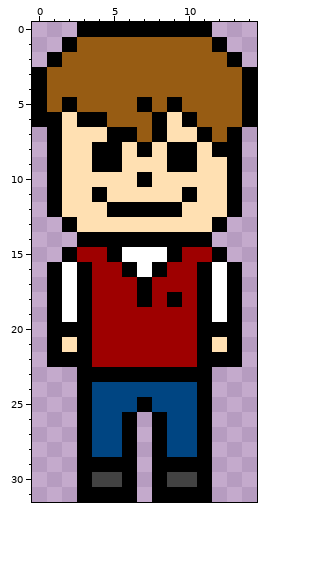
File history of a pixel-art sprite, unfairGame/sprite/Gerard/Gerard.png. This is how it looked before the edit.
The file is 15x32 pixels. Colours within 5 levels of each other are drawn and written as one.
The result:
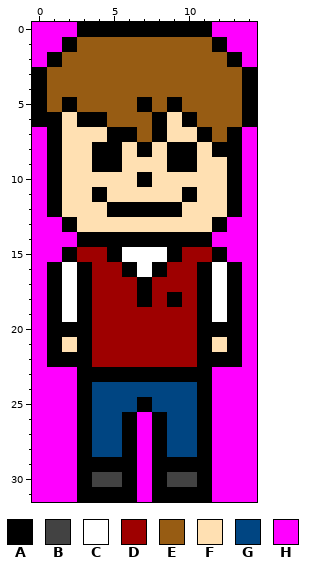
Palette (. is transparent): A #000000  B #424242  C #ffffff  D #9e0000  E #975c13  F #ffe0b2  G #004582  H #ff00ff
Commit message: Gerard & mad saaientist update
Changes in this commit:
y 0: x 0..2 ... -> HHH; x 12..14 ... -> HHH
y 1: x 0..1 .. -> HH; x 13..14 .. -> HH
y 2: x 0 . -> H; x 14 . -> H
y 7..12: x 0 . -> H; x 14 . -> H
y 13: x 0..1 .. -> HH; x 13..14 .. -> HH
y 14: x 0..2 ... -> HHH; x 12..14 ... -> HHH
y 15: x 0..1 .. -> HH; x 13..14 .. -> HH
y 16..22: x 0 . -> H; x 14 . -> H
y 23..25: x 0..2 ... -> HHH; x 12..14 ... -> HHH
y 26..31: x 0..2 ... -> HHH; x 7 . -> H; x 12..14 ... -> HHH
Boxes around the changes in both pictures, in picture pixels (x1, y1, x2, y2):
added: (32, 22, 77, 67)
added: (212, 22, 257, 67)
added: (32, 127, 77, 502)
added: (212, 127, 257, 502)
added: (137, 412, 152, 502)
